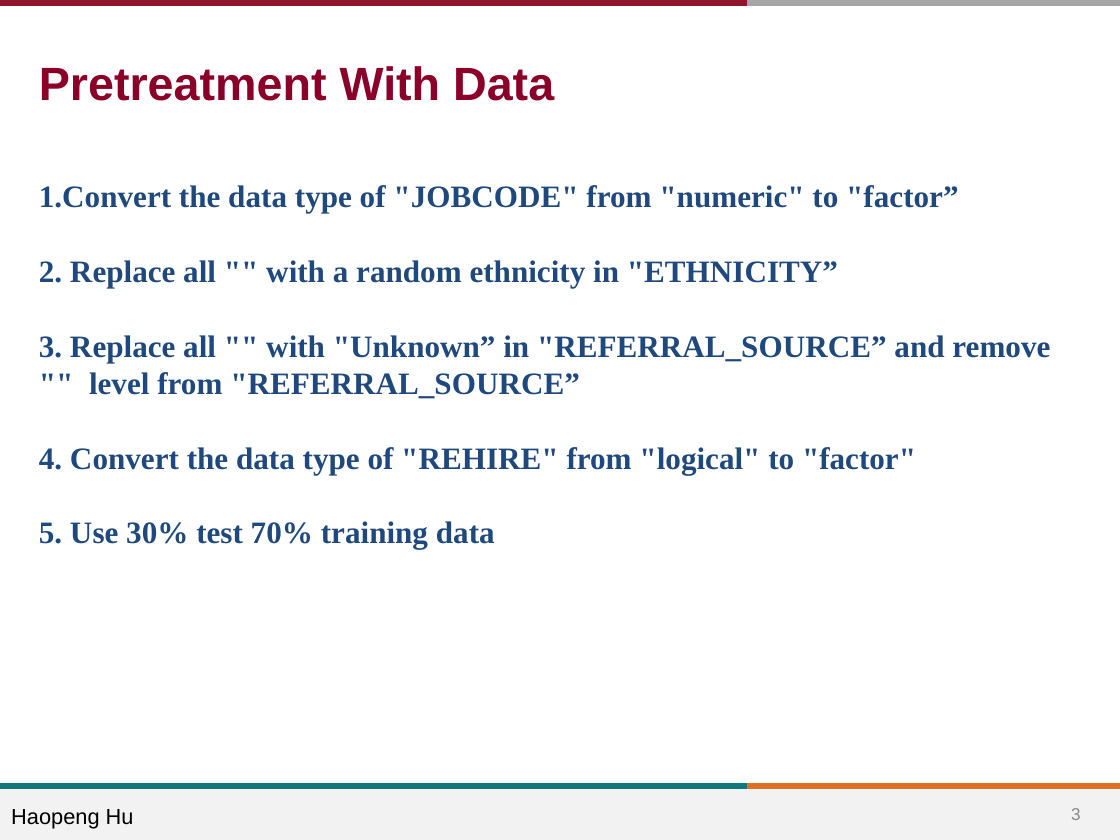
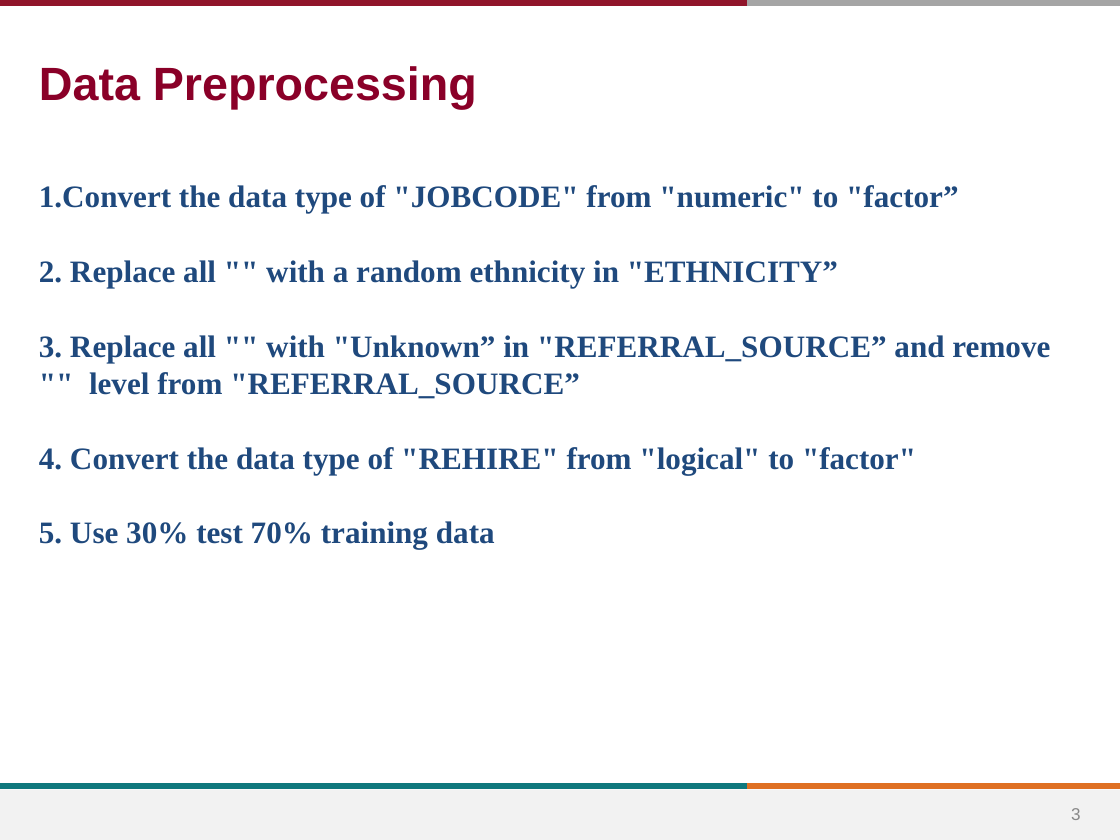
Before and after one commit to BIGBOSS-FOX/CS-513-Final-Project-Job-Termination-Classification, a slide deck: slide 3 of Final_Project DaoyuanChen_ HaopengHU.pptx. Drawn at 1120x840 pixels with LibreOffice and Linux fonts; fonts in the diff are those of the drawing; background and template pictures are left out. Boxes give left, top, right and bottom in pixels: in the first picture for what was removed or moved away, otherwise in the second. Text is boxed around its words. In the diff, an @@ line names an element or a change of style, - is before the commit and + after.

```diff
--- a/Final_Project DaoyuanChen_ HaopengHU.pptx
+++ b/Final_Project DaoyuanChen_ HaopengHU.pptx
@@ title at (x1=39, y1=66, x2=477, y2=110): text changed @@
-Pretreatment With Data
+Data Preprocessing
@@ text removed at (x1=11, y1=809, x2=134, y2=829) @@
-Haopeng Hu
```
Also in this commit, not shown: 16 other slides changed, 2 slides added, 1 other file.
